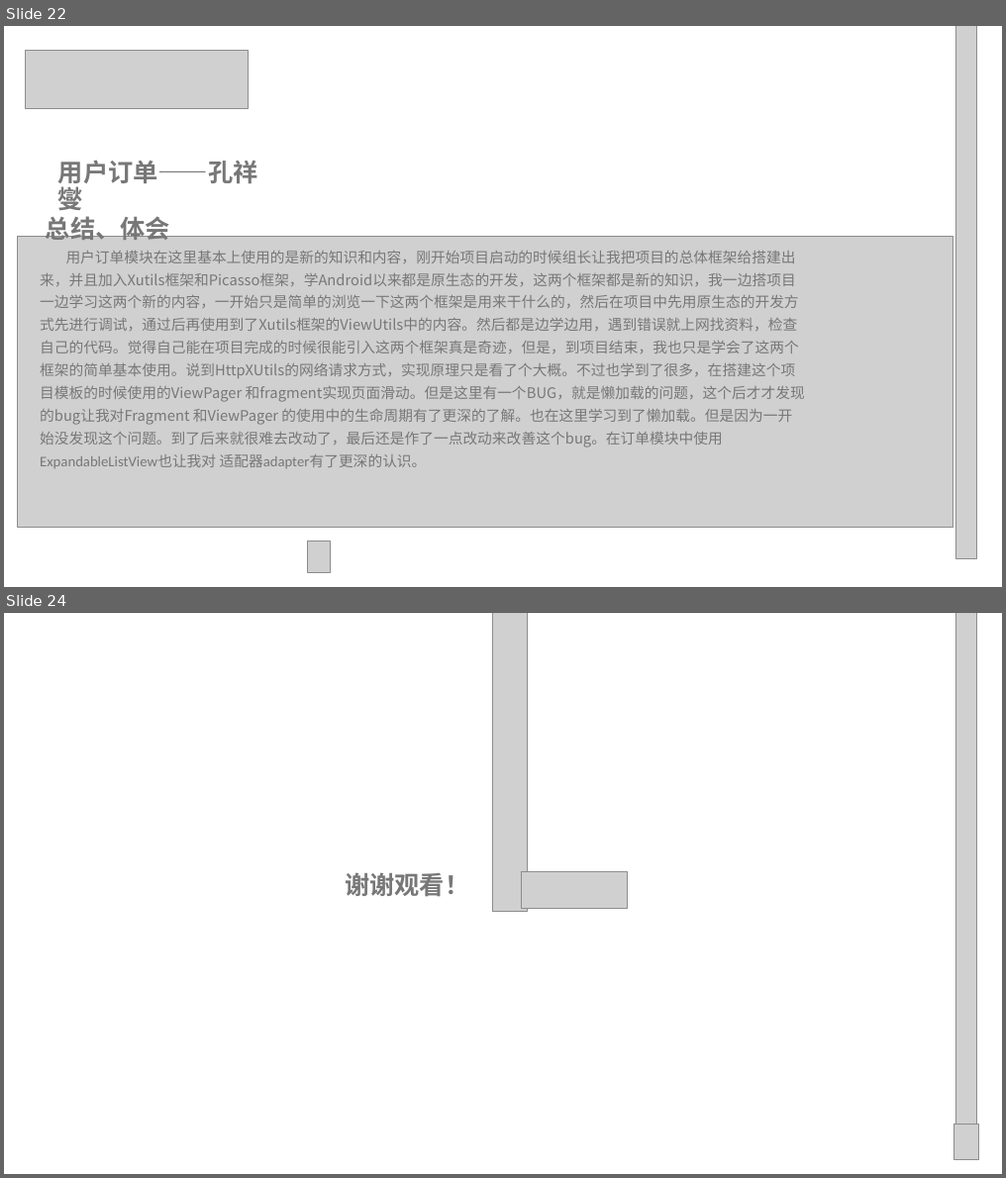
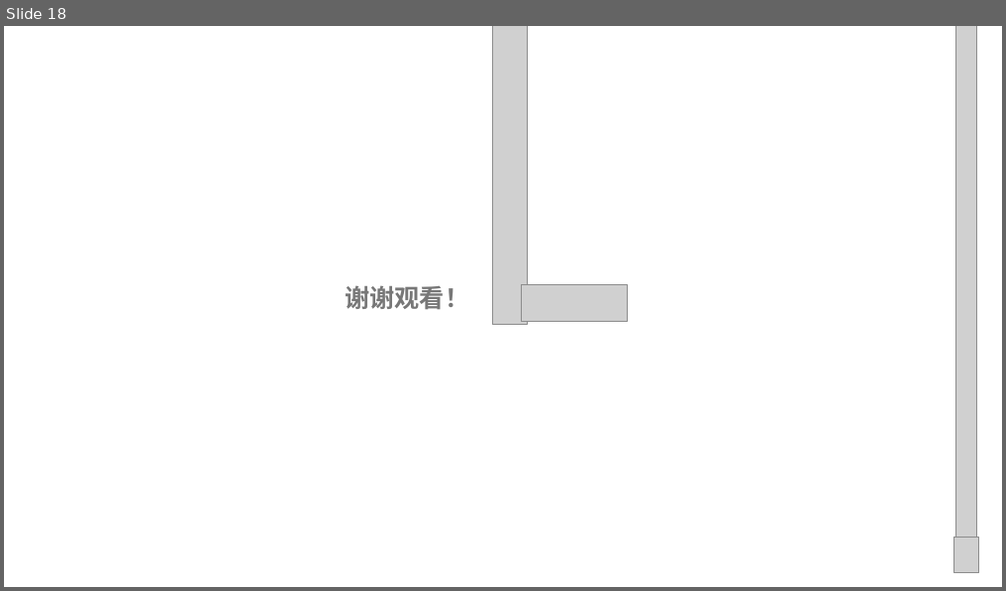
Before and after one commit to Interesting14/Library-management-system, a slide deck: 交付文档(上交到东软)/10.图书信息系统汇报答辩.pptx. Shown one above the other, each under a label of ours: slides 22 and 24 before the commit, slide 18 after it; the slides between them are not shown. The pictures are 1006x1178 and 1006x591 pixels, drawn with LibreOffice and Linux fonts; fonts in the diff are those of the drawing; grey boxes stand for pictures; background and template pictures are left out. Boxes give left, top, right and bottom in pixels: in the first picture for what was removed or moved away, otherwise in the second. Text is boxed around its words. In the diff, an @@ line names an element or a change of style, - is before the commit and + after.

```diff
--- a/交付文档(上交到东软)/10.图书信息系统汇报答辩.pptx
+++ b/交付文档(上交到东软)/10.图书信息系统汇报答辩.pptx
@@ slide 22 removed at bbox=[4, 26, 1002, 587], background picture (left out) @@
@@ picture removed at bbox=[25, 51, 249, 108] @@
@@ picture removed at bbox=[955, 26, 976, 560] @@
@@ text removed at bbox=[58, 160, 258, 210] @@
-用户订单——孔祥燮
@@ text removed at bbox=[40, 212, 805, 469] @@
-总结、体会
-用户订单模块在这里基本上使用的是新的知识和内容，刚开始项目启动的时候组长让我把项目的总体框架给搭建出来，并且加入Xutils框架和Picasso框架，学Android以来都是原生态的开发，这两个框架都是新的知识，我一边搭项目一边学习这两个新的内容，一开始只是简单的浏览一下这两个框架是用来干什么的，然后在项目中先用原生态的开发方式先进行调试，通过后再使用到了Xutils框架的ViewUtils中的内容。然后都是边学边用，遇到错误就上网找资料，检查自己的代码。觉得自己能在项目完成的时候很能引入这两个框架真是奇迹，但是，到项目结束，我也只是学会了这两个框架的简单基本使用。说到HttpXUtils的网络请求方式，实现原理只是看了个大概。不过也学到了很多，在搭建这个项目模板的时候使用的ViewPager 和fragment实现页面滑动。但是这里有一个BUG，就是懒加载的问题，这个后才才发现的bug让我对Fragment 和ViewPager 的使用中的生命周期有了更深的了解。也在这里学习到了懒加载。但是因为一开始没发现这个问题。到了后来就很难去改动了，最后还是作了一点改动来改善这个bug。在订单模块中使用ExpandableListView也让我对 适配器adapter有了更深的认识。
@@ picture removed at bbox=[18, 236, 953, 528] @@
@@ picture removed at bbox=[308, 542, 331, 573] @@
@@ what was slide 24 is now slide 18 @@
```
Also in this commit, not shown: 5 slides changed, 12 slides added, 17 other slides removed.
